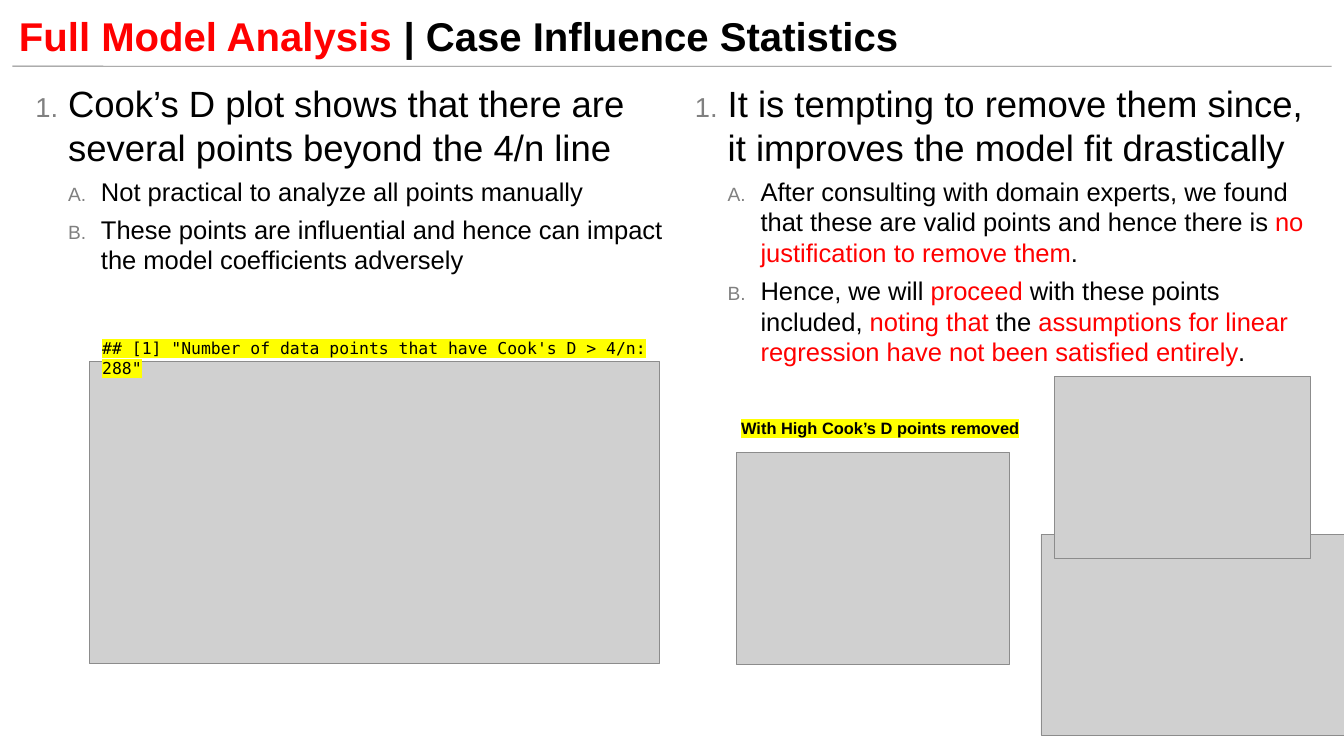
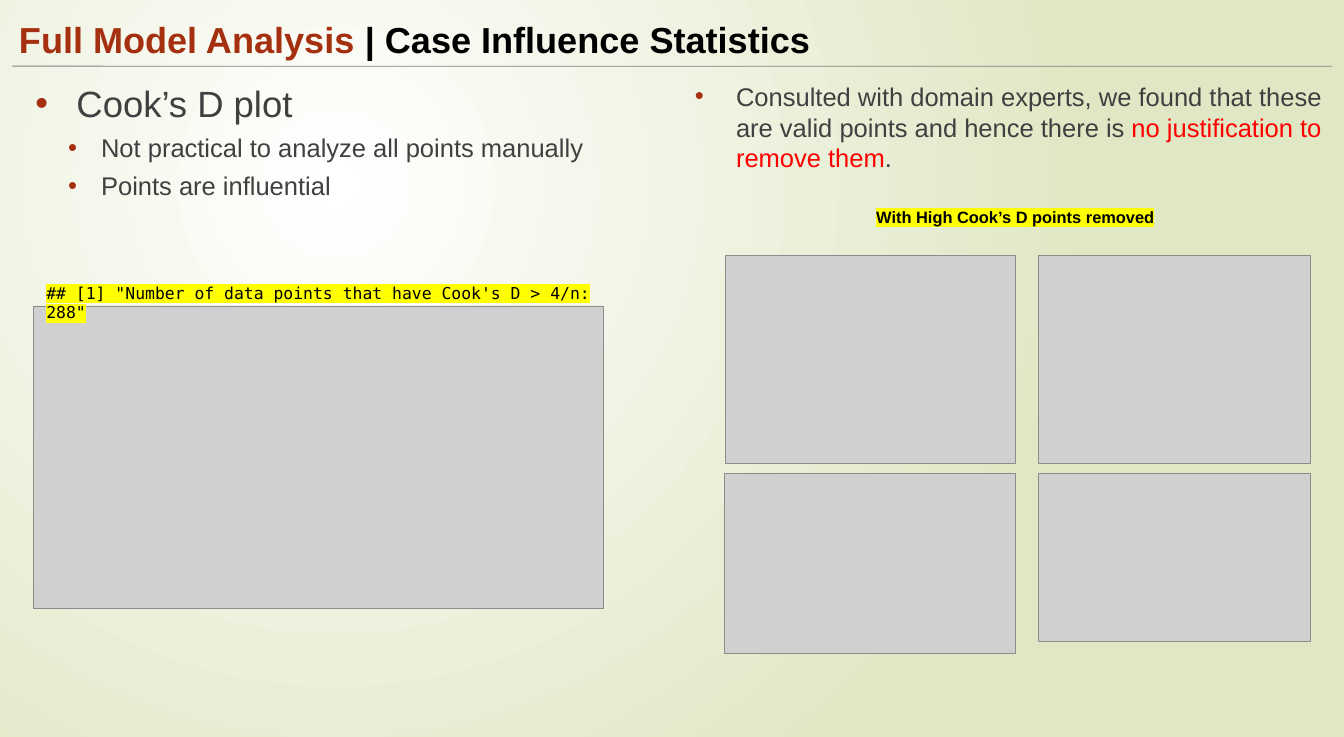
Before and after one commit to ngupta23/DS6372-PredictingPerformanceIntegratedCircuits1, a slide deck: slide 14 of Presentation/MSDS6372_Project1_Presentation.pptx. Drawn at 1344x737 pixels with LibreOffice and Linux fonts; fonts in the diff are those of the drawing; grey boxes stand for pictures. Boxes give left, top, right and bottom in pixels: in the first picture for what was removed or moved away, otherwise in the second. Text is boxed around its words. In the diff, an @@ line names an element or a change of style, - is before the commit and + after.

```diff
--- a/Presentation/MSDS6372_Project1_Presentation.pptx
+++ b/Presentation/MSDS6372_Project1_Presentation.pptx
@@ background #FFFFFF to gradient #FFFFFF to #DFE8C4 @@
@@ title "Full Model Analysis | Case ..." at [19, 26, 810, 60]: size 44 to 39.6 pt; text colour #FF0000 to #A53010 in "Full Model Analysis"; line spacing 0.85 to 1 @@
@@ text at [736, 87, 1321, 168]: text changed; text colour #000000 to #404040 @@
-1. It is tempting to remove them since, it improves the model fit drastically
-  A. After consulting with domain experts, we found that these are valid points and hence there is no justification to remove them.
-  B. Hence, we will proceed with these points included, noting that the assumptions for linear regression have not been satisfied entirely.
+• Consulted with domain experts, we found that these are valid points and hence there is no justification to remove them.
@@ text at [76, 90, 293, 124]: text changed; text colour #000000 to #404040 @@
-1. Cook’s D plot shows that there are several points beyond the 4/n line
+• Cook’s D plot
@@ text at [101, 138, 583, 163]: text colour #000000 to #404040 in "Not practical to analyze all points manually"; bullet A. to •; bullet colour #808080 to #A53010 @@
@@ text at [101, 176, 331, 196]: text changed; text colour #000000 to #404040 @@
-  B. These points are influential and hence can impact the model coefficients adversely
+  • Points are influential
@@ text "With High Cook’s D points ...": place and size @@
-text "With High Cook’s D points ..." at [741, 422, 1019, 437]
+text "With High Cook’s D points ..." at [876, 211, 1154, 226]
@@ picture: place and size @@
-picture at [737, 452, 1010, 664]
+picture at [726, 255, 1016, 463]
@@ picture: place and size @@
-picture at [1054, 376, 1311, 558]
+picture at [1039, 255, 1311, 463]
@@ text "## [1] "Number of data ...": place and size @@
-text "## [1] "Number of data ..." at [132, 341, 646, 358]
+text "## [1] "Number of data ..." at [76, 286, 590, 303]
@@ picture: place and size @@
-picture at [89, 361, 660, 664]
+picture at [33, 306, 604, 609]
@@ picture added at [724, 473, 1015, 654] @@
@@ picture: place and size @@
-picture at [1041, 534, 1344, 735]
+picture at [1039, 473, 1311, 641]
```
Also in this commit, not shown: 20 other slides changed, 25 other files.
